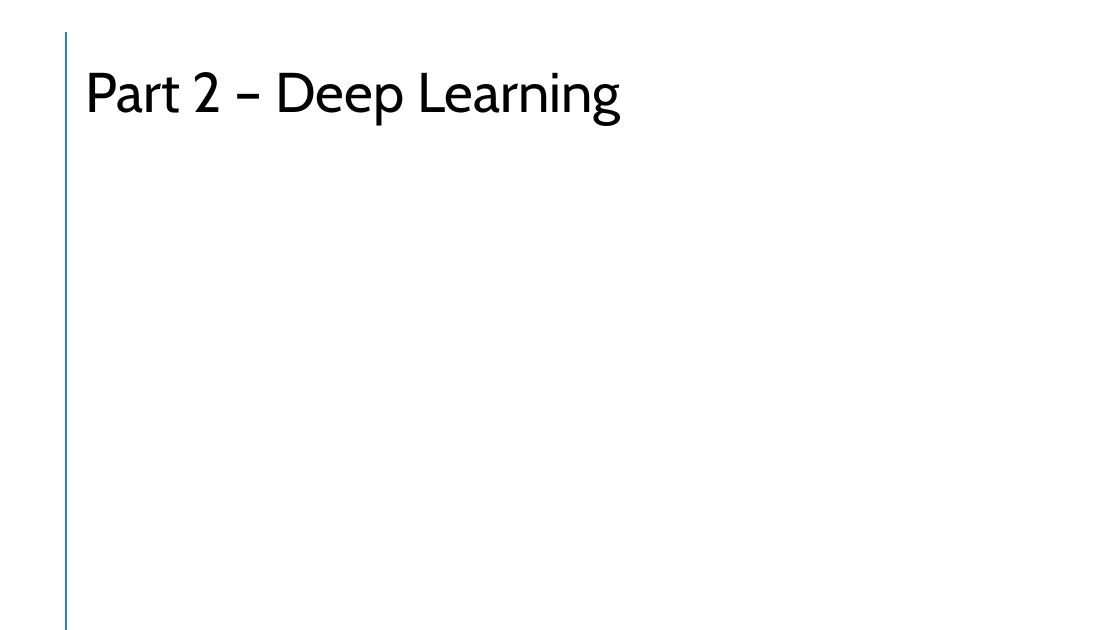
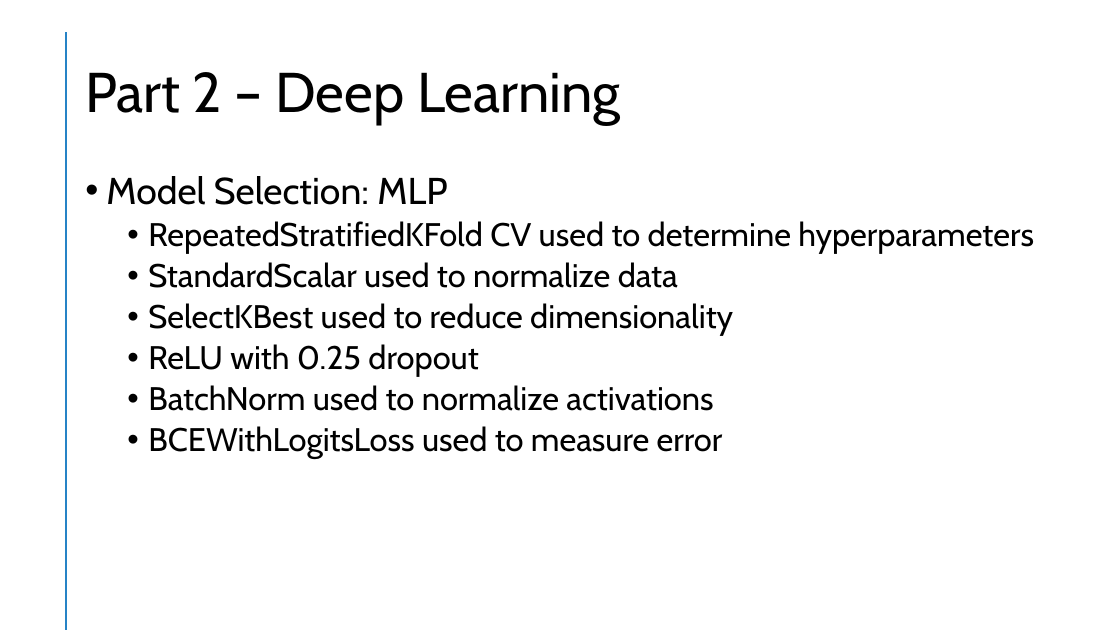
Before and after one commit to jtmilleer/aml_project, a slide deck: slide 5 of Documentation/Final Presentation.pptx (slide 6 before the commit). Drawn at 1120x630 pixels with LibreOffice and Linux fonts; fonts in the diff are those of the drawing. Boxes give left, top, right and bottom in pixels: in the first picture for what was removed or moved away, otherwise in the second. Text is boxed around its words. In the diff, an @@ line names an element or a change of style, - is before the commit and + after.

```diff
--- a/Documentation/Final Presentation.pptx
+++ b/Documentation/Final Presentation.pptx
@@ text added at (106, 176, 1034, 459), 28 pt, text #000000 @@
+• Model Selection: MLP
+  • RepeatedStratifiedKFold CV used to determine hyperparameters
+  • StandardScalar used to normalize data
+  • SelectKBest used to reduce dimensionality
+  • ReLU with 0.25 dropout
+  • BatchNorm used to normalize activations
+  • BCEWithLogitsLoss used to measure error
```
Also in this commit, not shown: 1 other slide changed, 1 slide added, 2 slides removed.
